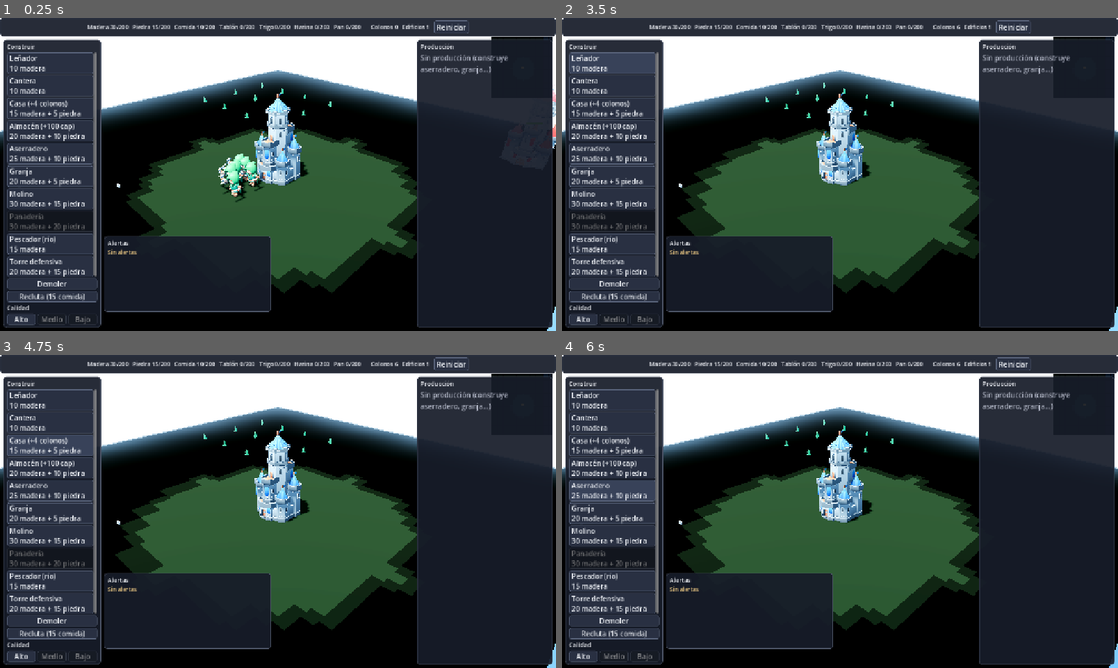
Above: before the commit, frames 1-4 (two rows, left to right).
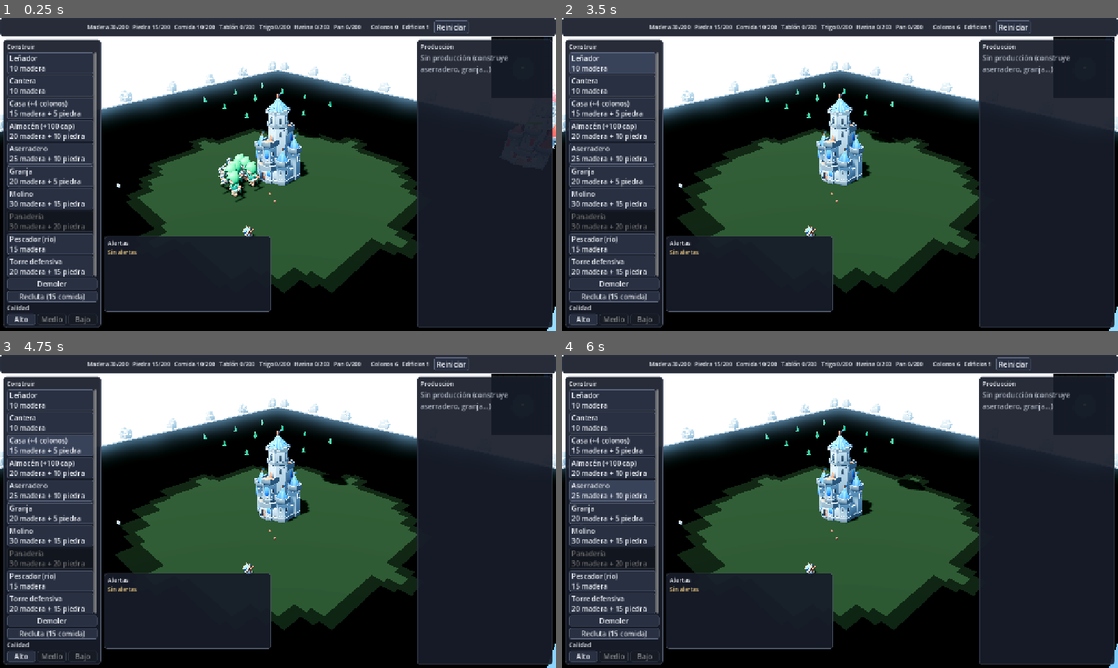
Above: after the commit, the same moments.

Repository: DilesZ/Espa-aSettlers
Game: Godot game, scene res://scenes/main.tscn
Same seed, same stepped clock (60 frames per second), same inputs: the game is played once before the commit and once after it.
Inputs:
- Up to frame 1 (0.25 s): no input
- Up to frame 2 (3.5 s): click "Reiniciar" at 0.5 s; click "Reiniciar" at 1.25 s; click "Reiniciar" at 2 s; click "Leñador 10 madera" at 2.75 s
- Up to frame 3 (4.75 s): click "Cantera 10 madera" at 3.5 s; click "Casa (+4 colonos) 15 madera +…" at 4.25 s
- Up to frame 4 (6 s): click "Almacén (+100 cap) 20 madera …" at 5 s; click "Aserradero 25 madera + 10 pie…" at 5.75 s

The runs differ from the first frame. In frame 1, 0.8% of the frame differs, in the area x 0-100%, y 13-70%; in frame 2, 0.9%; in frame 3, 0.9%; in frame 4, 0.9%.

Commit message:
feat(godot): obras con fases, carga visible, molino animado, decorado mapa

Diff:
--- a/godot/scenes/main.tscn
+++ b/godot/scenes/main.tscn
@@ -10,6 +10,7 @@
 [ext_resource type="Script" path="res://scripts/systems/atmosphere.gd" id="8"]
 [ext_resource type="Script" path="res://scripts/systems/fog_of_war.gd" id="9"]
 [ext_resource type="Script" path="res://scripts/systems/benchmark.gd" id="10"]
+[ext_resource type="Script" path="res://scripts/world/scenery.gd" id="11"]
 
 [sub_resource type="Environment" id="Environment_1"]
 background_mode = 2
@@ -92,6 +93,9 @@
 [node name="Benchmark" type="Node" parent="."]
 script = ExtResource("10")
 
+[node name="Scenery" type="Node3D" parent="."]
+script = ExtResource("11")
+
 [node name="HUD" type="CanvasLayer" parent="."]
 script = ExtResource("4")
 
--- a/godot/scripts/units/settler.gd
+++ b/godot/scripts/units/settler.gd
@@ -18,6 +18,9 @@
 const DROP_CENTER := Vector3(0.0, 0.0, 2.0) ## Punto de entrega (centro urbano).
 const TRAVEL_GRACE := 0.15 ## Gracia antes de fiarse de nav.is_navigation_finished().
 const MODEL_PATH := "res://assets/cc0/characters/Rogue_Hooded.glb" ## Personaje KayKit.
+const CARRY_WOOD_PATH := "res://assets/cc0/medieval/decoration/props/resource_lumber.gltf"
+const CARRY_STONE_PATH := "res://assets/cc0/medieval/decoration/props/resource_stone.gltf"
+const CARRY_POS := Vector3(0.0, 1.7, 0.0)
 const WALK_FREQ := 10.0 ## Frecuencia del balanceo de marcha (rad/s).
 const WALK_BOB := 0.08 ## Amplitud vertical del balanceo al moverse.
 const WALK_TILT := 0.03 ## Inclinación lateral del balanceo (rad).
@@ -37,7 +40,7 @@
 
 var nav: NavigationAgent3D
 var _body_mesh: MeshInstance3D
-var _carry_mesh: MeshInstance3D
+var _carry_mesh: Node3D ## Contenedor de carga en CARRY_POS: gltf o caja fallback.
 var _visual: Node3D ## Contenedor del personaje .glb (o la cápsula fallback).
 var _walk_t := 0.0 ## Reloj del balanceo de marcha.
 
@@ -78,17 +81,12 @@
 
 	_build_visual()
 
-	var carry_mat := StandardMaterial3D.new()
-	carry_mat.albedo_color = Color(0.55, 0.35, 0.15)
-	var box := BoxMesh.new()
-	box.size = Vector3(0.4, 0.3, 0.4)
-	_carry_mesh = MeshInstance3D.new()
+	_carry_mesh = Node3D.new()
 	_carry_mesh.name = "Carry"
-	_carry_mesh.mesh = box
-	_carry_mesh.material_override = carry_mat
-	_carry_mesh.position = Vector3(0.0, 1.7, 0.0)
+	_carry_mesh.position = CARRY_POS
 	_carry_mesh.visible = false
 	add_child(_carry_mesh)
+	_set_carry_visual("")
 
 	nav = NavigationAgent3D.new()
 	nav.name = "Nav"
@@ -123,6 +121,42 @@
 	_body_mesh.material_override = mat
 	_body_mesh.position = Vector3(0.0, 0.85, 0.0)
 	_visual.add_child(_body_mesh)
+
+
+## Carga visible: instancia resource_lumber/stone.gltf según carry, con
+## fallback a la caja de siempre si el .gltf falta o no instancia.
+## Conserva posición (CARRY_POS), visibilidad y lógica de carry.
+func _set_carry_visual(kind: String) -> void:
+	if _carry_mesh == null or not is_instance_valid(_carry_mesh):
+		return
+	for c in _carry_mesh.get_children():
+		_carry_mesh.remove_child(c)
+		c.queue_free()
+	var path := ""
+	if kind == "madera":
+		path = CARRY_WOOD_PATH
+	elif kind == "piedra":
+		path = CARRY_STONE_PATH
+	var item: Node = null
+	if path != "" and ResourceLoader.exists(path):
+		var packed := load(path) as PackedScene
+		if packed != null and packed.can_instantiate():
+			item = packed.instantiate()
+	if item == null:
+		item = _make_carry_box(Color(0.55, 0.35, 0.15) if kind != "piedra" else Color(0.5, 0.5, 0.55))
+	_carry_mesh.add_child(item)
+
+
+func _make_carry_box(color: Color) -> MeshInstance3D:
+	var carry_mat := StandardMaterial3D.new()
+	carry_mat.albedo_color = color
+	var box := BoxMesh.new()
+	box.size = Vector3(0.4, 0.3, 0.4)
+	var mi := MeshInstance3D.new()
+	mi.name = "Box"
+	mi.mesh = box
+	mi.material_override = carry_mat
+	return mi
 
 
 ## Balanceo de marcha procedural: en movimiento, Visual bota
@@ -245,9 +279,7 @@
 	if nav != null:
 		nav.target_position = DROP_CENTER
 	_carry_mesh.visible = true
-	var cm := _carry_mesh.material_override as StandardMaterial3D
-	if cm != null:
-		cm.albedo_color = Color(0.55, 0.35, 0.15) if wood else Color(0.5, 0.5, 0.55)
+	_set_carry_visual(carry)
 
 
 ## Entrega en el centro: +5 madera o +4 piedra a GameState.resources.
--- a/godot/scripts/world/build_manager.gd
+++ b/godot/scripts/world/build_manager.gd
@@ -156,6 +156,7 @@
 		"hp": hp,
 		"max_hp": hp,
 		"radio": radio,
+		"build_t": 0.0,
 	}
 	GameState.buildings.append(b)
 	GameState.buildings_changed.emit()
--- a/godot/scripts/world/building.gd
+++ b/godot/scripts/world/building.gd
@@ -15,6 +15,21 @@
 var _hp_bg: MeshInstance3D
 var _hp_fg: MeshInstance3D
 var _hp_fg_mat: StandardMaterial3D
+
+## Fases de obra estilo Settlers: el edificio tarda BUILD_TIME en levantarse.
+const BUILD_TIME := 5.0
+const STAGE_PATHS := [
+	"res://assets/cc0/medieval/buildings/neutral/building_stage_A.gltf",
+	"res://assets/cc0/medieval/buildings/neutral/building_stage_B.gltf",
+	"res://assets/cc0/medieval/buildings/neutral/building_stage_C.gltf",
+]
+const SCAFFOLD_PATH := "res://assets/cc0/medieval/buildings/neutral/building_scaffolding.gltf"
+const SCAFFOLD_OFFSET := Vector3(1.8, 0.0, 0.6)
+const ROTOR_SPEED := 2.5
+
+var _final_built := false
+var _stage_shown := -1
+var _rotor: Node3D = null
 
 
 func _ready() -> void:
@@ -35,9 +50,17 @@
 	if str(data.get("id", "")) != "":
 		name = "Building_%s" % str(data.get("id"))
 
-	var visual := BuildingFactory.mesh_for(tipo, "blue", str(data.get("id", "")))
-	visual.name = "Visual"
-	add_child(visual)
+	_final_built = false
+	_stage_shown = -1
+	_rotor = null
+	# Sin clave (partidas viejas / centro inicial) = ya construido.
+	var bt := float(b.get("build_t", data.get("build_t", BUILD_TIME)))
+	data["build_t"] = bt
+	if bt < BUILD_TIME:
+		_show_construction_stage(_stage_index_for(bt))
+	else:
+		_final_built = true
+		_build_final_visual(tipo)
 
 	var body := StaticBody3D.new()
 	body.position = Vector3(0.0, 1.75, 0.0)
@@ -63,8 +86,142 @@
 			get_viewport().set_input_as_handled()
 
 
-func _process(_delta: float) -> void:
+func _process(delta: float) -> void:
 	refresh_hp_bar()
+	_tick_construction(delta)
+	_tick_windmill(delta)
+
+
+## Obra: avanza build_t en el dict vivo de GameState (como la HP) y al
+## llegar a BUILD_TIME instancia el visual definitivo una sola vez.
+func _tick_construction(delta: float) -> void:
+	if _final_built:
+		return
+	if not is_inside_tree():
+		return
+	var my_id := str(data.get("id", ""))
+	var live := _live_dict()
+	if not _builds_has_id(my_id):
+		return # demolido durante la obra: el manager libera el nodo
+	var t := float(live.get("build_t", data.get("build_t", 0.0)))
+	if t >= BUILD_TIME:
+		_finish_construction()
+		return
+	t += delta
+	live["build_t"] = t
+	data["build_t"] = t
+	if not is_instance_valid(self):
+		return
+	if t >= BUILD_TIME:
+		_finish_construction()
+		return
+	var idx := _stage_index_for(t)
+	if idx != _stage_shown:
+		_show_construction_stage(idx)
+
+
+func _builds_has_id(my_id: String) -> bool:
+	if my_id == "":
+		return true
+	for b in GameState.buildings:
+		if b is Dictionary and str((b as Dictionary).get("id", "")) == my_id:
+			return true
+	return false
+
+
+func _stage_index_for(t: float) -> int:
+	return clampi(int(t / BUILD_TIME * 3.0), 0, 2)
+
+
+## Muestra stage A/B/C según tercio + andamio al lado. Fallback al visual
+## final si el .gltf falta o no instancia.
+func _show_construction_stage(idx: int) -> void:
+	if not is_instance_valid(self) or not is_inside_tree():
+		return
+	_stage_shown = idx
+	var old := get_node_or_null("Construction")
+	if old != null and is_instance_valid(old):
+		remove_child(old)
+		old.queue_free()
+	var cons := Node3D.new()
+	cons.name = "Construction"
+	add_child(cons)
+	var stage: Node = _instance_gltf(STAGE_PATHS[idx])
+	if stage == null:
+		stage = BuildingFactory.mesh_for(str(data.get("type", "centro")), "blue", str(data.get("id", "")))
+	if is_instance_valid(stage):
+		cons.add_child(stage)
+	var scaf: Node = _instance_gltf(SCAFFOLD_PATH)
+	if scaf != null and is_instance_valid(scaf):
+		if scaf is Node3D:
+			(scaf as Node3D).position = SCAFFOLD_OFFSET
+		cons.add_child(scaf)
+
+
+func _finish_construction() -> void:
+	if _final_built:
+		return
+	if not is_instance_valid(self):
+		return
+	_final_built = true
+	var live := _live_dict()
+	live["build_t"] = BUILD_TIME
+	data["build_t"] = BUILD_TIME
+	var cons := get_node_or_null("Construction")
+	if cons != null and is_instance_valid(cons):
+		remove_child(cons)
+		cons.queue_free()
+	_stage_shown = -1
+	if get_node_or_null("Visual") == null:
+		_build_final_visual(str(data.get("type", "centro")))
+
+
+## Visual definitivo (lógica original de setup, reutilizada tras la obra).
+func _build_final_visual(tipo: String) -> void:
+	if get_node_or_null("Visual") != null:
+		_find_rotor()
+		return
+	var visual := BuildingFactory.mesh_for(tipo, "blue", str(data.get("id", "")))
+	visual.name = "Visual"
+	add_child(visual)
+	_find_rotor()
+
+
+func _instance_gltf(path: String) -> Node:
+	if not ResourceLoader.exists(path):
+		return null
+	var packed := load(path) as PackedScene
+	if packed != null and packed.can_instantiate():
+		return packed.instantiate()
+	return null
+
+
+## Molino: busca el hijo de aspas (blade/aspa/rotor/fan) sin tocar Visual.
+func _find_rotor() -> void:
+	_rotor = null
+	var tipo := str(data.get("type", "")).to_lower()
+	if not (tipo.contains("molino") or tipo.contains("windmill") or tipo.contains("mill")):
+		return
+	var vis := get_node_or_null("Visual")
+	if vis == null or not is_instance_valid(vis):
+		return
+	for k in vis.find_children("*", "", true, false):
+		if k is Node3D:
+			var nn := (k as Node).name.to_lower()
+			if nn.contains("blade") or nn.contains("aspa") or nn.contains("rotor") or nn.contains("fan") or nn.contains("molino"):
+				_rotor = k as Node3D
+				break
+
+
+func _tick_windmill(delta: float) -> void:
+	if _rotor == null or not is_instance_valid(_rotor):
+		return
+	if not _final_built:
+		return
+	var live := _live_dict()
+	if bool(live.get("paused", data.get("paused", false))):
+		return
+	_rotor.rotate_z(ROTOR_SPEED * delta)
 
 
 ## Barra HP con billboard: verde >50%, amarilla >25%, roja; oculta si llena.
--- /dev/null
+++ b/godot/scripts/world/scenery.gd
@@ -0,0 +1,165 @@
+class_name Scenery
+extends Node3D
+## Scenery: decorado no jugable (nubes, montanas de borde, plantas de rio,
+## banderas por edificio y props centrales). Hijo de Main en el origen
+## (lo cablea otro trabajo). Todo asset es opcional: si falta, se omite.
+
+const CLOUD_BIG := "res://assets/cc0/medieval/decoration/nature/cloud_big.gltf"
+const CLOUD_SMALL := "res://assets/cc0/medieval/decoration/nature/cloud_small.gltf"
+const MOUNTAINS := [
+	"res://assets/cc0/medieval/decoration/nature/mountain_A.gltf",
+	"res://assets/cc0/medieval/decoration/nature/mountain_B.gltf",
+	"res://assets/cc0/medieval/decoration/nature/mountain_C.gltf",
+]
+const WATERPLANTS := [
+	"res://assets/cc0/medieval/decoration/nature/waterplant_A.gltf",
+	"res://assets/cc0/medieval/decoration/nature/waterplant_B.gltf",
+	"res://assets/cc0/medieval/decoration/nature/waterplant_C.gltf",
+]
+const FLAG_BLUE := "res://assets/cc0/medieval/decoration/props/flag_blue.gltf"
+const FLAG_RED := "res://assets/cc0/medieval/decoration/props/flag_red.gltf"
+const WELL_BLUE := "res://assets/cc0/medieval/buildings/blue/building_well_blue.gltf"
+const CRATE_SMALL := "res://assets/cc0/medieval/decoration/props/crate_A_small.gltf"
+const BARREL := "res://assets/cc0/medieval/decoration/props/barrel.gltf"
+
+const CLOUD_COUNT := 6
+const CLOUD_SPEED := 0.8
+const CLOUD_WRAP := 45.0
+const MOUNTAIN_EDGE := 34.0
+const MOUNTAIN_STEP := 8.0
+const MOUNTAIN_RANGE := 32.0
+const FLAG_Y := 4.0
+
+var _rng := RandomNumberGenerator.new()
+var _clouds: Array[Node3D] = []
+var _seen_player := {}
+var _seen_ai := {}
+var _warned := {}
+var _flag_timer := 0.0
+
+
+func _ready() -> void:
+	_rng.seed = 7
+	_spawn_clouds()
+	_spawn_mountains()
+	_spawn_waterplants()
+	_spawn_well_and_props()
+	_refresh_flags()
+	if GameState.has_signal("buildings_changed"):
+		if not GameState.buildings_changed.is_connected(_refresh_flags):
+			GameState.buildings_changed.connect(_refresh_flags)
+
+
+func _process(delta: float) -> void:
+	for c in _clouds:
+		if is_instance_valid(c):
+			c.position.x += CLOUD_SPEED * delta
+			if c.position.x > CLOUD_WRAP:
+				c.position.x = -CLOUD_WRAP
+	_flag_timer += delta
+	if _flag_timer >= 0.5:
+		_flag_timer = 0.0
+		_refresh_flags()
+
+
+func _inst(path: String) -> Node3D:
+	if not ResourceLoader.exists(path):
+		_warn_once(path)
+		return null
+	var ps: PackedScene = load(path)
+	if ps == null or not ps.can_instantiate():
+		_warn_once(path)
+		return null
+	var n: Node = ps.instantiate()
+	if not (n is Node3D):
+		n.queue_free()
+		return null
+	return n
+
+
+func _warn_once(path: String) -> void:
+	if _warned.has(path):
+		return
+	_warned[path] = true
+	push_warning("[Scenery] asset ausente, se omite: %s" % path)
+
+
+func _place(path: String, pos: Vector3) -> Node3D:
+	var n := _inst(path)
+	if n == null:
+		return null
+	n.position = pos
+	add_child(n)
+	return n
+
+
+func _spawn_clouds() -> void:
+	for i in CLOUD_COUNT:
+		var path := CLOUD_BIG if i % 2 == 0 else CLOUD_SMALL
+		var pos := Vector3(
+			_rng.randf_range(-40.0, 40.0),
+			_rng.randf_range(25.0, 35.0),
+			_rng.randf_range(-40.0, 40.0)
+		)
+		var n := _place(path, pos)
+		if n != null:
+			_clouds.append(n)
+
+
+func _spawn_mountains() -> void:
+	var idx := 0
+	var t := -MOUNTAIN_RANGE
+	while t <= MOUNTAIN_RANGE:
+		for pos in [
+			Vector3(MOUNTAIN_EDGE, 0.0, t),
+			Vector3(-MOUNTAIN_EDGE, 0.0, t),
+			Vector3(t, 0.0, MOUNTAIN_EDGE),
+			Vector3(t, 0.0, -MOUNTAIN_EDGE),
+		]:
+			_place(MOUNTAINS[idx % MOUNTAINS.size()], pos)
+			idx += 1
+		t += MOUNTAIN_STEP
+
+
+func _spawn_waterplants() -> void:
+	var idx := 0
+	var z := -28.0
+	while z <= 28.0:
+		var pos := Vector3(
+			_rng.randf_range(23.0, 31.0),
+			0.05,
+			z + _rng.randf_range(-1.0, 1.0)
+		)
+		_place(WATERPLANTS[idx % WATERPLANTS.size()], pos)
+		idx += 1
+		z += 4.0
+
+
+func _spawn_well_and_props() -> void:
+	_place(WELL_BLUE, Vector3(5.0, 0.0, 8.0))
+	_place(CRATE_SMALL, Vector3(2.0, 0.0, 3.0))
+	_place(BARREL, Vector3(3.2, 0.0, 3.6))
+
+
+func _refresh_flags() -> void:
+	for b in GameState.buildings:
+		if not (b is Dictionary):
+			continue
+		var bid = b.get("id", null)
+		if bid == null or _seen_player.has(bid):
+			continue
+		var n := _place(FLAG_BLUE, Vector3(float(b.get("x", 0.0)), FLAG_Y, float(b.get("z", 0.0))))
+		if n != null:
+			_seen_player[bid] = n
+	if GameState.get("ai_buildings") == null:
+		return
+	var ai_list: Array = GameState.get("ai_buildings")
+	for b in ai_list:
+		if not (b is Dictionary):
+			continue
+		var bid = b.get("id", null)
+		if bid == null or _seen_ai.has(bid):
+			continue
+		var n := _place(FLAG_RED, Vector3(float(b.get("x", 0.0)), FLAG_Y, float(b.get("z", 0.0))))
+		if n != null:
+			_seen_ai[bid] = n
Not shown: 1 places in godot/scenes/main.tscn that only renumber resources
Not shown, added: godot/scripts/world/scenery.gd.uid
